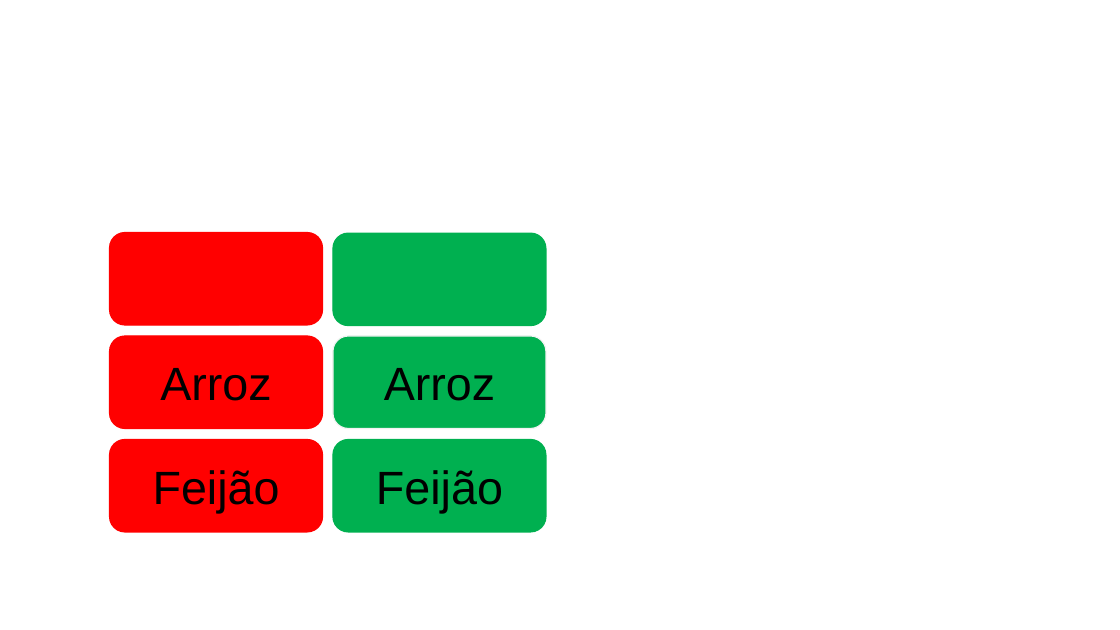
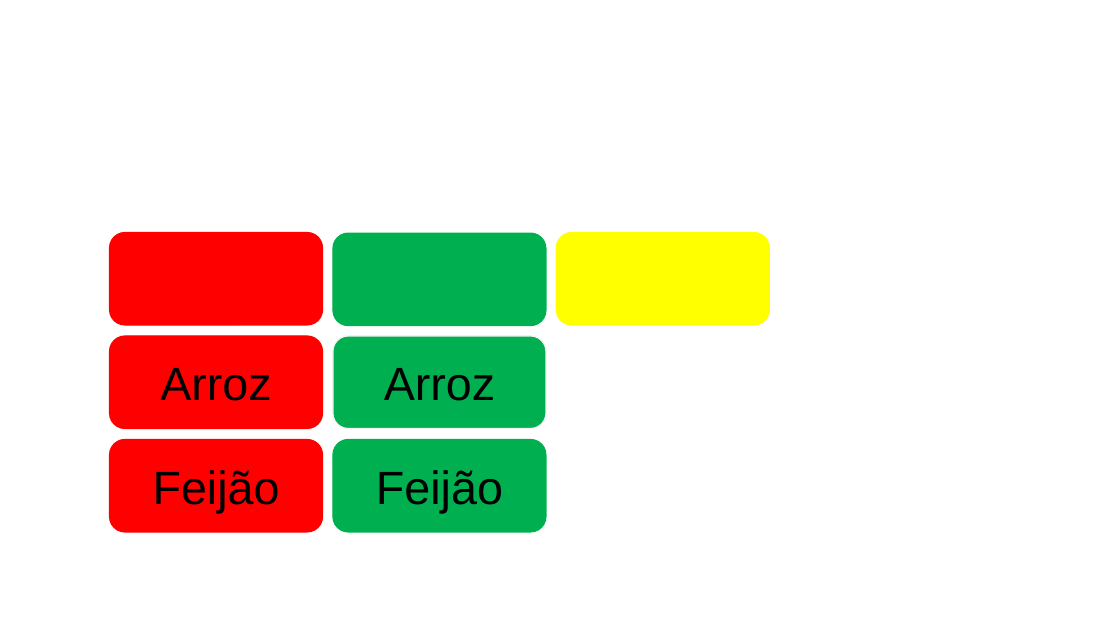
Before and after one commit to gaabrielreis/VoLia, a slide deck: slide 1 of Imagens.pptx. Drawn at 1120x630 pixels with LibreOffice and Linux fonts; fonts in the diff are those of the drawing. Boxes give left, top, right and bottom in pixels: in the first picture for what was removed or moved away, otherwise in the second. Text is boxed around its words. In the diff, an @@ line names an element or a change of style, - is before the commit and + after.

```diff
--- a/Imagens.pptx
+++ b/Imagens.pptx
@@ rounded rectangle added at (556,233,770,325), fill #FFFF00, outline #FFFF00 1 pt @@
```
Also in this commit, not shown: 26 other files.
